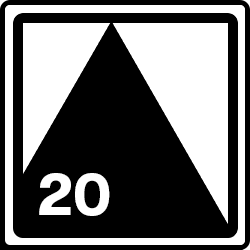
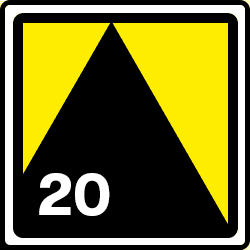
The second 250×250 image is a revision of the first. Changes to its layers:
showed "Background 2" over (x1=0, y1=0, x2=250, y2=250)
hid "Background" over (x1=0, y1=0, x2=250, y2=250)
